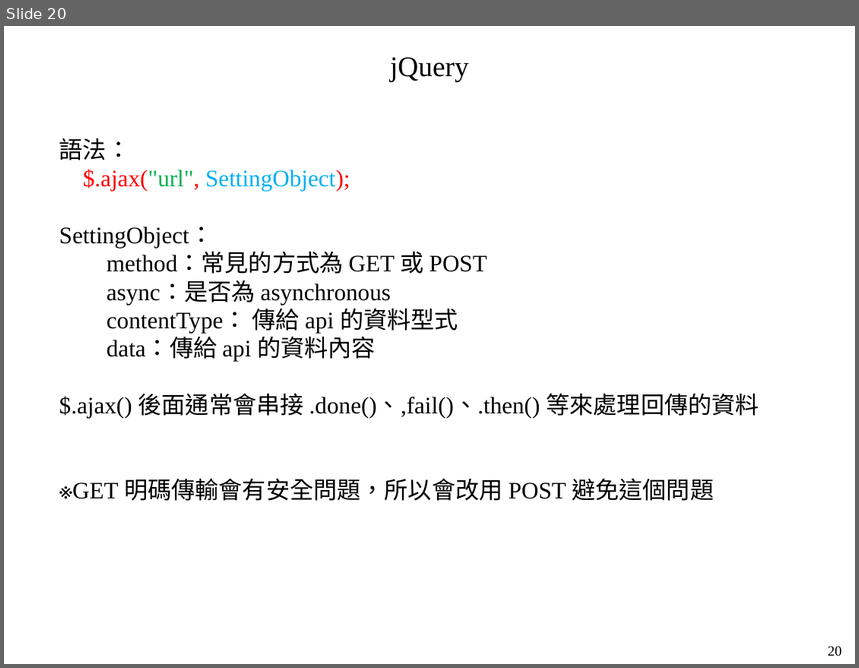
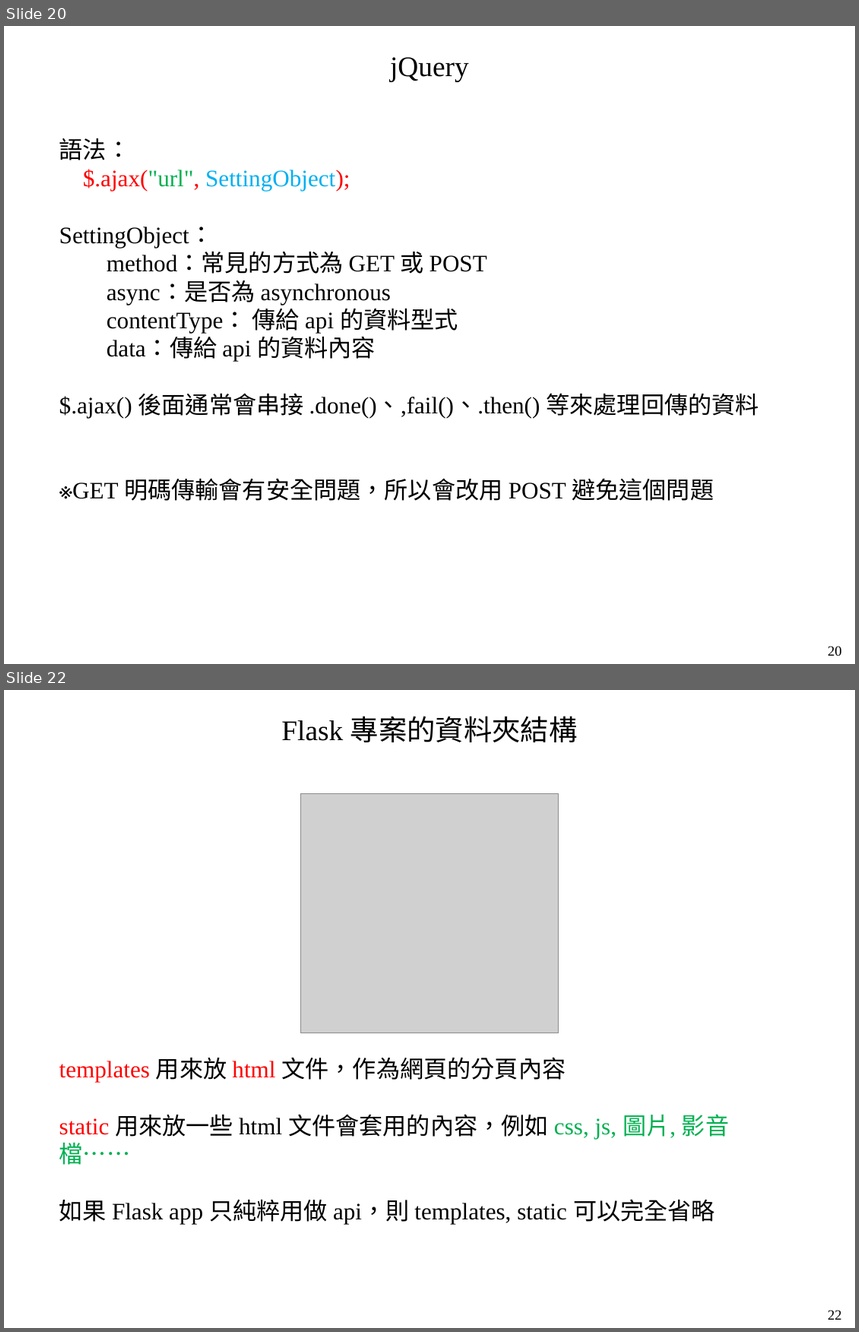
Before and after one commit to mar120434/2021_web_tutor, a slide deck: 動態網頁.pptx. Shown one above the other, each under a label of ours: slide 20 before the commit, slides 20 and 22 after it; the slides between them are not shown. The pictures are 859x668 and 859x1332 pixels, drawn with LibreOffice and Linux fonts; fonts in the diff are those of the drawing; grey boxes stand for pictures. Boxes give left, top, right and bottom in pixels: in the first picture for what was removed or moved away, otherwise in the second. Text is boxed around its words. In the diff, an @@ line names an element or a change of style, - is before the commit and + after.

Commit message:
21210804_0055 add Flask

```diff
--- a/動態網頁.pptx
+++ b/動態網頁.pptx
@@ slide 22 added at <box>4,690,855,1328</box>, background #FFFFFF @@
@@ text added at <box>281,716,578,742</box>, 24 pt, text #000000 @@
+Flask 專案的資料夾結構
@@ picture added at <box>300,794,558,1033</box> @@
@@ text added at <box>59,1057,729,1224</box>, 20 pt, text #000000 @@
+templates 用來放 html 文件，作為網頁的分頁內容
+static 用來放一些 html 文件會套用的內容，例如 css, js, 圖片, 影音檔……
+如果 Flask app 只純粹用做 api，則 templates, static 可以完全省略
@@ text added at <box>828,1310,842,1320</box>, 12 pt, text #000000 @@
+22
```
Also in this commit, not shown: 5 other slides added, 2 other files.
